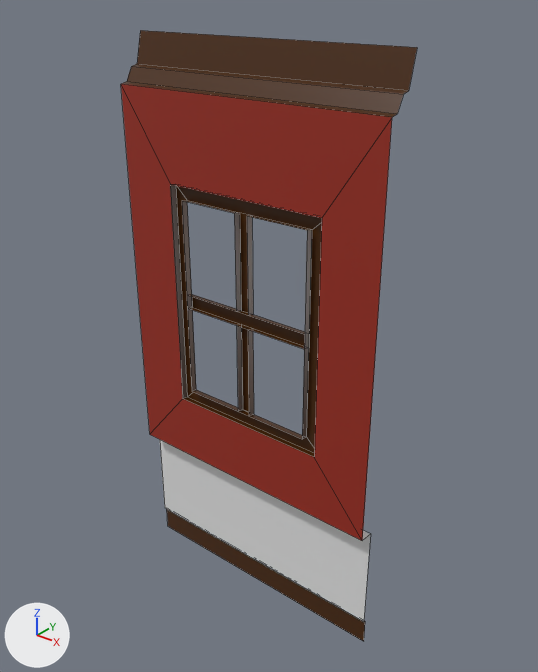
The FBX model PowerHour/Assets/Models/Austin/Bar_Wall_Window.fbx as it was, and as the next commit left it.
Both versions are drawn from a 50 mm camera at (2.89, -3.44, 4.33) aimed at (0.05, 0.12, 2.12). The lights are fixed; the arrows at lower left show +X, +Y and +Z. Mesh edges are drawn as thin lines. Where no turn or scale is listed for an object, it has been applied to the vertices. Vertices at the same position are counted once.
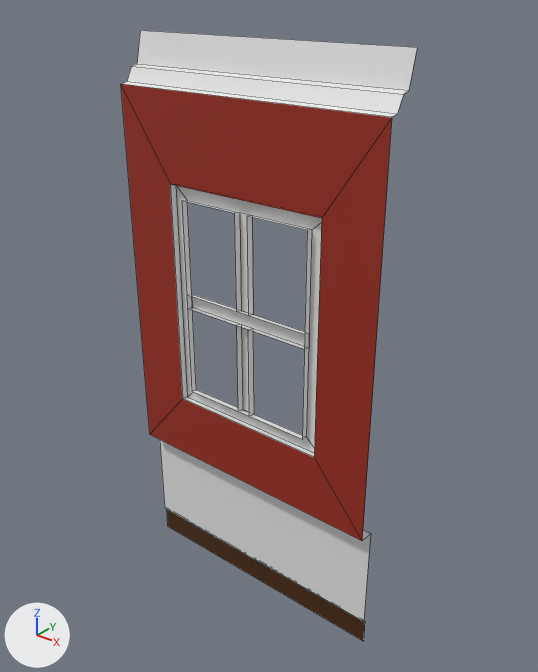
What differs and where, as boxes [x1, y1, x2, y2] in the pictures (538 x 672 px):
part 1 of me_cube, recoloured (brown to white): [122, 30, 417, 117] in both
part 2 of me_cube, recoloured: [170, 184, 322, 457] in both

Patch to the scene script:
```diff
--- a/PowerHour/Assets/Models/Austin/Bar_Wall_Window.fbx.py
+++ b/PowerHour/Assets/Models/Austin/Bar_Wall_Window.fbx.py
@@ mat_window @@
+mat_window = principled_material('Window')
+mat_window.base_color = (0.8, 0.8, 0.8)  # white #e7e7e7
@@ mat_trim @@
+mat_trim = principled_material('Trim')
+mat_trim.base_color = (0.8, 0.8, 0.8)  # white #e7e7e7
@@ me_cube @@
 me_cube.from_pydata(...)  # 61 vertices, 34 faces; spans x -1.0..1.0, y -0.1..0.1, z 0.0..4.0
 # used by ob_cube; location = (0.0, 0.0, 0.0)
+# me_cube part 1: all 4 faces centred in x 0.0, y -0.07..0.08, z 3.69..3.9 switch from mat_wood (brown #4b2700) to mat_trim (white #e7e7e7)
+# me_cube part 2: all 22 faces centred in x -0.6..0.6, y -0.07..-0.05, z 1.48..3.09 switch from mat_wood (brown #4b2700) to mat_window (white #e7e7e7)
 me_cube.materials.append(mat_brick)
```
